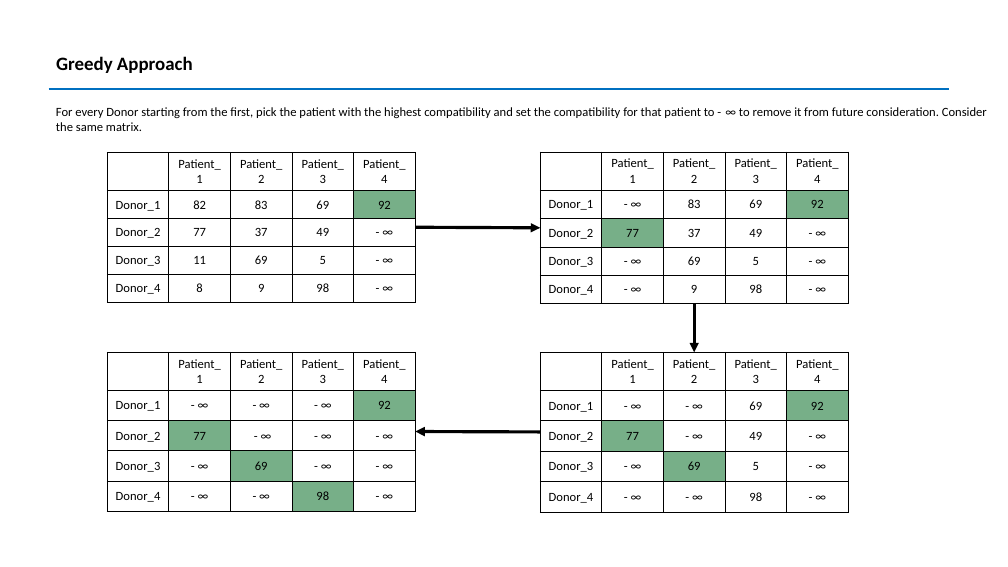
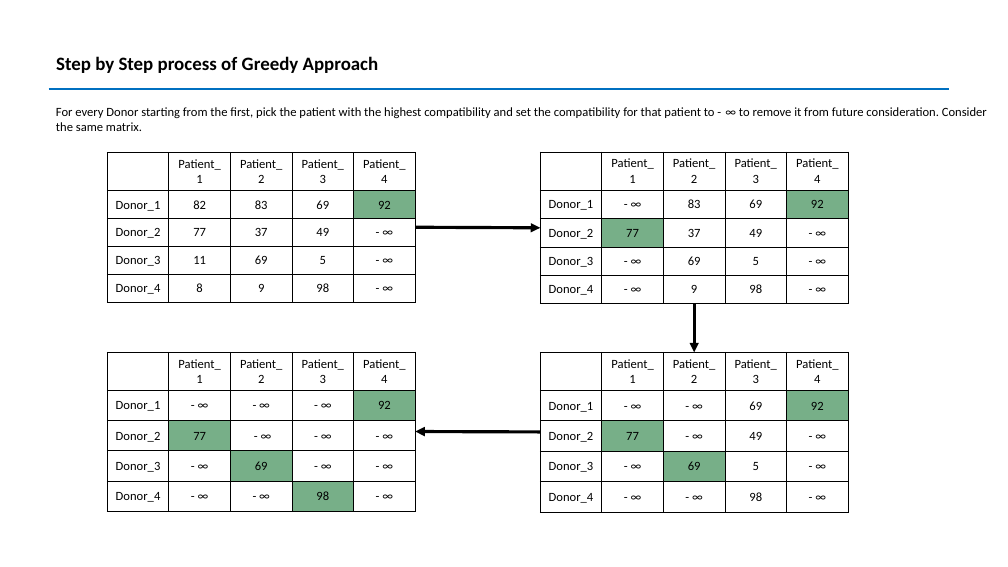
Before and after one commit to harish-udhay/Hungarian_algorithm_for_kidney_exchange, a slide deck: slide 8 of Hungarian_algorithm.pptx (slide 7 before the commit). Drawn at 1008x567 pixels with LibreOffice and Linux fonts; fonts in the diff are those of the drawing. Boxes give left, top, right and bottom in pixels: in the first picture for what was removed or moved away, otherwise in the second. Text is boxed around its words. In the diff, an @@ line names an element or a change of style, - is before the commit and + after.

```diff
--- a/Hungarian_algorithm.pptx
+++ b/Hungarian_algorithm.pptx
@@ title at (x1=56, y1=56, x2=379, y2=73): text changed @@
-Greedy Approach
+Step by Step process of Greedy Approach
```
Also in this commit, not shown: 6 other slides changed, 1 slide added, 1 other file.
